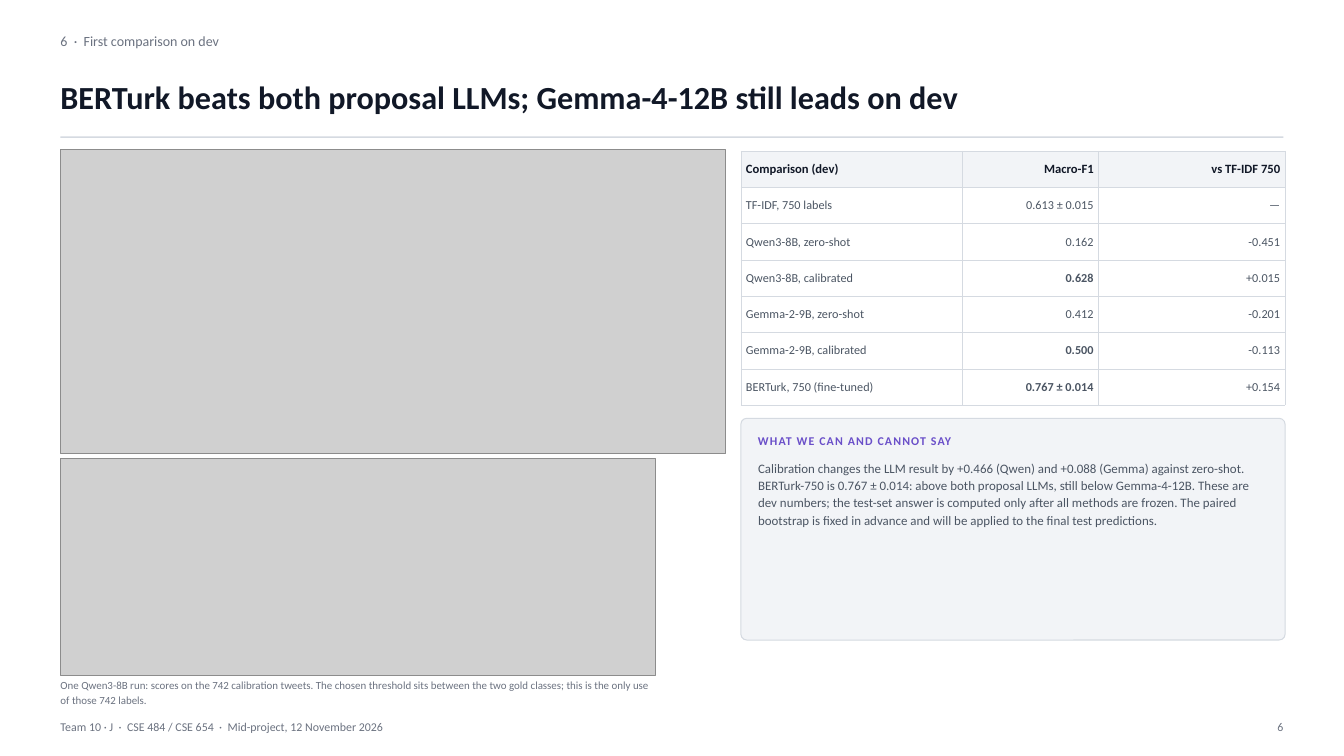
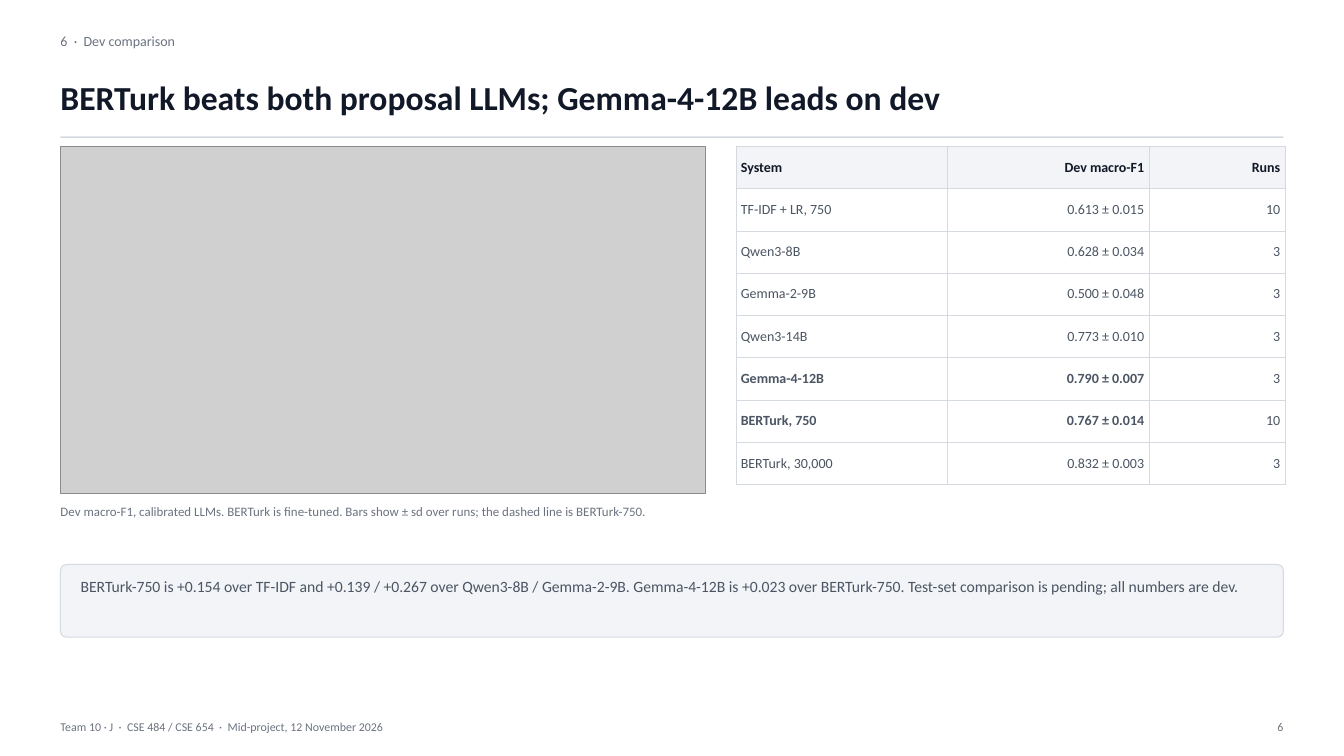
Before and after one commit to VesileHann/offenseval-tr-midproject, a slide deck: slide 6 of paper/Team10_MidProject.pptx. Drawn at 1344x756 pixels with LibreOffice and Linux fonts; fonts in the diff are those of the drawing; grey boxes stand for pictures. Boxes give left, top, right and bottom in pixels: in the first picture for what was removed or moved away, otherwise in the second. Text is boxed around its words. In the diff, an @@ line names an element or a change of style, - is before the commit and + after.

Commit message:
paper: improve slide typography and align with fine-tuning results

```diff
--- a/paper/Team10_MidProject.pptx
+++ b/paper/Team10_MidProject.pptx
@@ text at [60,36,176,48]: text changed @@
-6 · First comparison on dev
+6 · Dev comparison
@@ text at [60,86,940,116]: text changed; size 23 to 24 pt @@
-BERTurk beats both proposal LLMs; Gemma-4-12B still leads on dev
+BERTurk beats both proposal LLMs; Gemma-4-12B leads on dev
@@ picture: place and size @@
-picture at [60,149,726,454]
+picture at [60,146,706,494]
@@ table at [736,146,1286,474] @@
-row 1: Comparison (dev) | Macro-F1 | vs TF-IDF 750
-row 2: TF-IDF, 750 labels | 0.613 ± 0.015 | —
-row 3: Qwen3-8B, zero-shot | 0.162 | -0.451
-row 4: Qwen3-8B, calibrated | 0.628 | +0.015
-row 5: Gemma-2-9B, zero-shot | 0.412 | -0.201
-row 6: Gemma-2-9B, calibrated | 0.500 | -0.113
-row 7: BERTurk, 750 (fine-tuned) | 0.767 ± 0.014 | +0.154
+row 1: System | Dev macro-F1 | Runs
+row 2: TF-IDF + LR, 750 | 0.613 ± 0.015 | 10
+row 3: Qwen3-8B | 0.628 ± 0.034 | 3
+row 4: Gemma-2-9B | 0.500 ± 0.048 | 3
+row 5: Qwen3-14B | 0.773 ± 0.010 | 3
+row 6: Gemma-4-12B | 0.790 ± 0.007 | 3
+row 7: BERTurk, 750 | 0.767 ± 0.014 | 10
+row 8: BERTurk, 30,000 | 0.832 ± 0.003 | 3
@@ table: place and size @@
-table at [741,151,1286,397]
+table at [736,146,1286,474]
@@ rounded rectangle removed at [741,418,1286,640] @@
@@ text removed at [758,437,951,445] @@
-WHAT WE CAN AND CANNOT SAY
@@ picture removed at [60,459,655,676] @@
@@ text removed at [758,464,1249,527] @@
-Calibration changes the LLM result by +0.466 (Qwen) and +0.088 (Gemma) against zero-shot. BERTurk-750 is 0.767 ± 0.014: above both proposal LLMs, still below Gemma-4-12B. These are dev numbers; the test-set answer is computed only after all methods are frozen. The paired bootstrap is fixed in advance and will be applied to the final test predictions.
@@ text added at [60,507,645,518], 9.2 pt, text #6B7280 @@
+Dev macro-F1, calibrated LLMs. BERTurk is fine-tuned. Bars show ± sd over runs; the dashed line is BERTurk-750.
@@ rounded rectangle added at [60,565,1284,637], fill #F2F4F7, outline #D5DAE1 0.75 pt @@
@@ text added at [81,581,1238,595], 11.2 pt, text #4B5563 @@
+BERTurk-750 is +0.154 over TF-IDF and +0.139 / +0.267 over Qwen3-8B / Gemma-2-9B. Gemma-4-12B is +0.023 over BERTurk-750. Test-set comparison is pending; all numbers are dev.
@@ text removed at [60,681,648,704] @@
-One Qwen3-8B run: scores on the 742 calibration tweets. The chosen threshold sits between the two gold classes; this is the only use of those 742 labels.
```
Also in this commit, not shown: 13 other slides changed, 1 other file.
